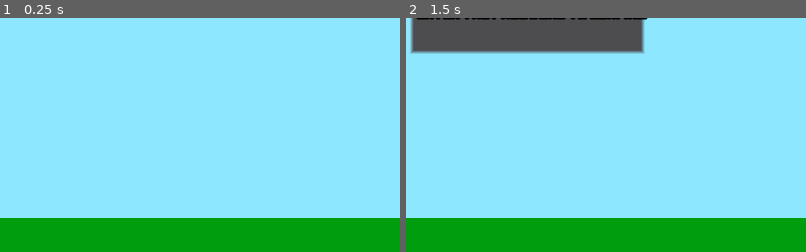
Above: before the commit, frames 1-2 (left to right).
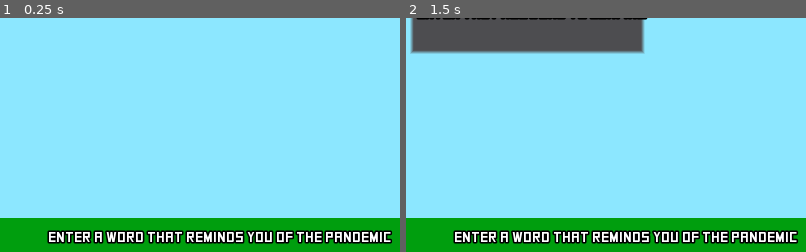
Above: after the commit, the same moments.

Repository: the-alex-g/CornerstoneCompo2022
Game: Godot game, scene res://Main.tscn
Two runs of this game, one before a commit and one after it. Both use one fixed random seed, a clock stepped at 60 frames per second and the inputs below.
Inputs:
- Up to frame 1 (0.25 s): no input
- Up to frame 2 (1.5 s): click "Clear" at 0.5 s; click "Clear" at 1.25 s
The pictures show only the part of the screen within x 35-85%, y 49-99%; the shares and areas given below are measured in that part.

The runs differ from the first frame. In frame 1, 4.8% of the frame differs, in the area x 11-98%, y 90-97%; in frame 2, 4.8%.

Commit message:
Add prompt

Diff:
--- a/project/Main.gd
+++ b/project/Main.gd
@@ -6,6 +6,7 @@
 const SPACES_PER_CHAR := "  "
 const TIME_PER_CHAR := 0.3
 const PASSWORD := "gforce"
+const MESSAGE := "Enter a word that reminds you of the pandemic"
 
 var _word_being_typed := ""
 var _words_entered := {}
@@ -33,6 +34,7 @@
 
 
 func _ready()->void:
+	_text_display.text = MESSAGE
 	var generator := SkylineGenerator.new()
 	var dict := generator.compile()
 	_foreground_sequence = dict["foreground"]
@@ -78,7 +80,10 @@
 					print(_password)
 				else:
 					_word_being_typed.erase(_word_being_typed.length() - 1, 1)
-					_text_display.text = _word_being_typed
+					if _word_being_typed.length() > 0:
+						_text_display.text = _word_being_typed
+					else:
+						_text_display.text = MESSAGE
 
 
 func _submit_word()->void:
@@ -99,7 +104,7 @@
 		# adds word at start of _all_words
 		_all_words = _word_being_typed + _all_words
 		_word_being_typed = ""
-		_text_display.text = _word_being_typed
+		_text_display.text = MESSAGE
 
 
 func _clear()->void:
--- a/project/Main.tscn
+++ b/project/Main.tscn
@@ -67,19 +67,6 @@
 __meta__ = {
 "_edit_use_anchors_": false
 }
-
-[node name="TextDisplay" type="Label" parent="."]
-anchor_left = 0.5
-anchor_top = 1.0
-anchor_right = 0.5
-anchor_bottom = 1.0
-margin_left = -20.0
-margin_top = -35.0
-margin_right = 20.0
-margin_bottom = -15.0
-grow_horizontal = 2
-grow_vertical = 2
-align = 1
 
 [node name="WordList" type="RichTextLabel" parent="."]
 anchor_bottom = 1.0
@@ -161,6 +148,22 @@
 margin_right = 283.0
 margin_bottom = 44.0
 
+[node name="TextDisplay" type="Label" parent="."]
+anchor_left = 0.5
+anchor_top = 1.0
+anchor_right = 0.5
+anchor_bottom = 1.0
+margin_left = 105.0
+margin_top = -35.0
+margin_right = 145.0
+margin_bottom = -15.0
+grow_horizontal = 2
+grow_vertical = 2
+align = 1
+__meta__ = {
+"_edit_use_anchors_": false
+}
+
 [connection signal="timeout" from="AdvanceStringTimer" to="." method="_on_AdvanceStringTimer_timeout"]
 [connection signal="timeout" from="ClearTimer" to="." method="_on_ClearTimer_timeout"]
 [connection signal="pressed" from="Button" to="." method="_on_Button_pressed"]
